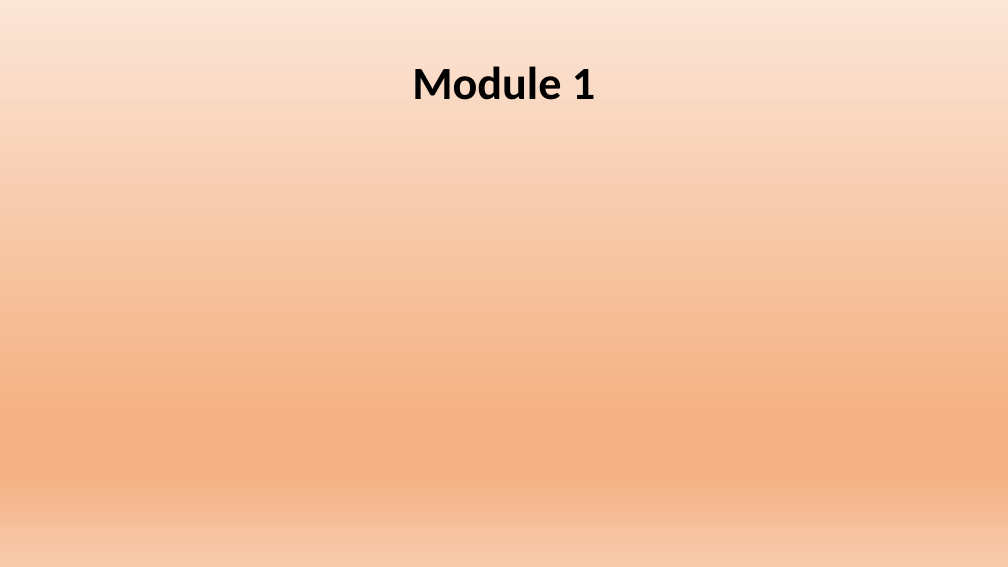
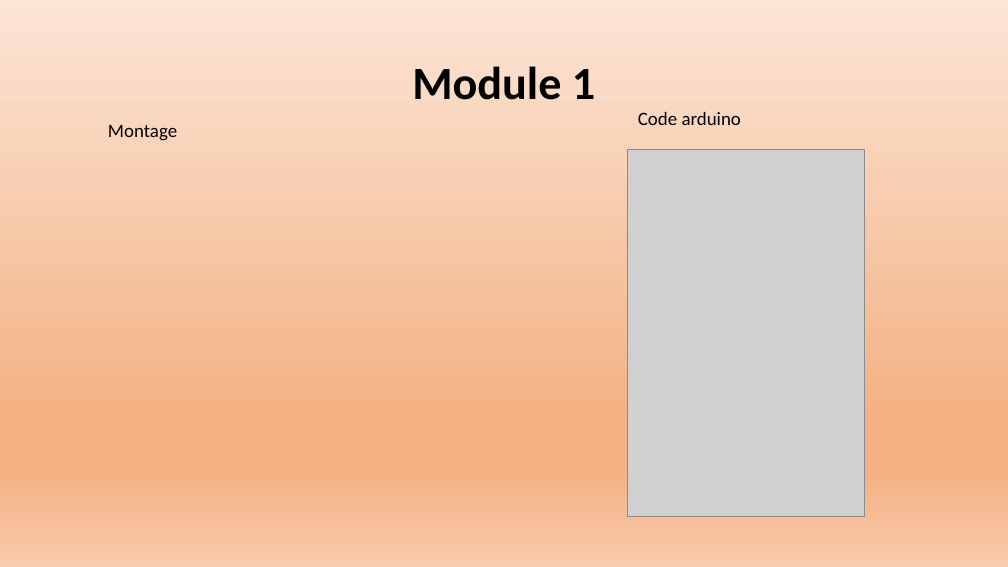
Before and after one commit to Exia-Jellyfish/UE-1-Projet-Grp7, a slide deck: slide 5 of PROJET 1 UE 1 diapositive.pptx. Drawn at 1008x567 pixels with LibreOffice and Linux fonts; fonts in the diff are those of the drawing; grey boxes stand for pictures. Boxes give left, top, right and bottom in pixels: in the first picture for what was removed or moved away, otherwise in the second. Text is boxed around its words. In the diff, an @@ line names an element or a change of style, - is before the commit and + after.

Commit message:
diapo module 1 tenté

```diff
--- a/PROJET 1 UE 1 diapositive.pptx
+++ b/PROJET 1 UE 1 diapositive.pptx
@@ text added at [638, 112, 741, 125], 18 pt, text #000000 @@
+Code arduino
@@ text added at [108, 125, 177, 141], 18 pt, text #000000 @@
+Montage
@@ picture added at [628, 150, 865, 516] @@
```
Also in this commit, not shown: 1 other slide changed.
